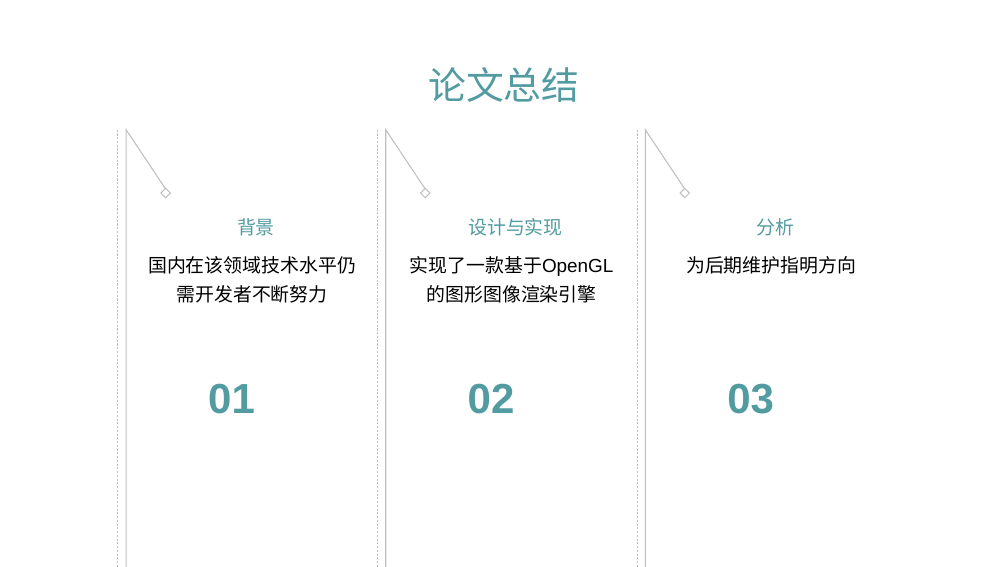
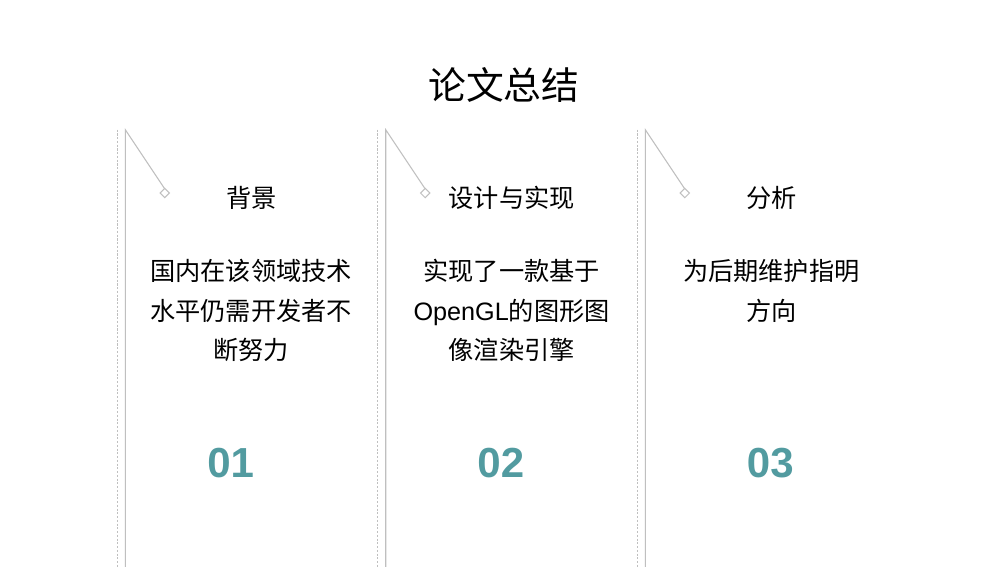
Before and after one commit to atom-chen/Main, a slide deck: slide 34 of OpenGL/答辩PPT.pptx (slide 33 before the commit). Drawn at 1008x567 pixels with LibreOffice and Linux fonts; fonts in the diff are those of the drawing. Boxes give left, top, right and bottom in pixels: in the first picture for what was removed or moved away, otherwise in the second. Text is boxed around its words. In the diff, an @@ line names an element or a change of style, - is before the commit and + after.

```diff
--- a/OpenGL/答辩PPT.pptx
+++ b/OpenGL/答辩PPT.pptx
@@ text "论文总结" at (428, 67, 579, 102): text colour #529BA0 to #000000 @@
@@ freeform shape at (126, 130, 165, 567): outline redrawn @@
@@ text "背景": place and size @@
-text "背景" at (237, 218, 275, 236)
+text "背景" at (226, 185, 276, 209)
@@ size 18 to 24 pt, text colour #529BA0 to #000000 in 3 elements at (746, 185, 796, 209), (226, 185, 276, 209), (449, 185, 575, 209) @@
@@ text "设计与实现": place and size @@
-text "设计与实现" at (468, 218, 562, 236)
+text "设计与实现" at (449, 185, 575, 209)
@@ text "分析": place and size @@
-text "分析" at (756, 218, 794, 236)
+text "分析" at (746, 185, 796, 209)
@@ text "国内在该领域技术水平仍需开发者不断努力" at (150, 258, 352, 361): size 18 to 24 pt @@
@@ text "实现了一款基于OpenGL的图形图像渲染引擎" at (423, 258, 599, 282): size 18 to 24 pt @@
@@ text at (683, 258, 859, 322): text changed; size 18 to 24 pt @@
-为后期维护指明方向
+为后期维护指明
+方向
@@ text "01": place and size @@
-text "01" at (208, 383, 255, 414)
+text "01" at (207, 447, 254, 478)
@@ text "02": place and size @@
-text "02" at (468, 383, 515, 414)
+text "02" at (477, 447, 524, 478)
@@ text "03": place and size @@
-text "03" at (727, 383, 774, 414)
+text "03" at (747, 447, 794, 478)
```
Also in this commit, not shown: 32 other slides changed, 1 slide added, 2 other files.
